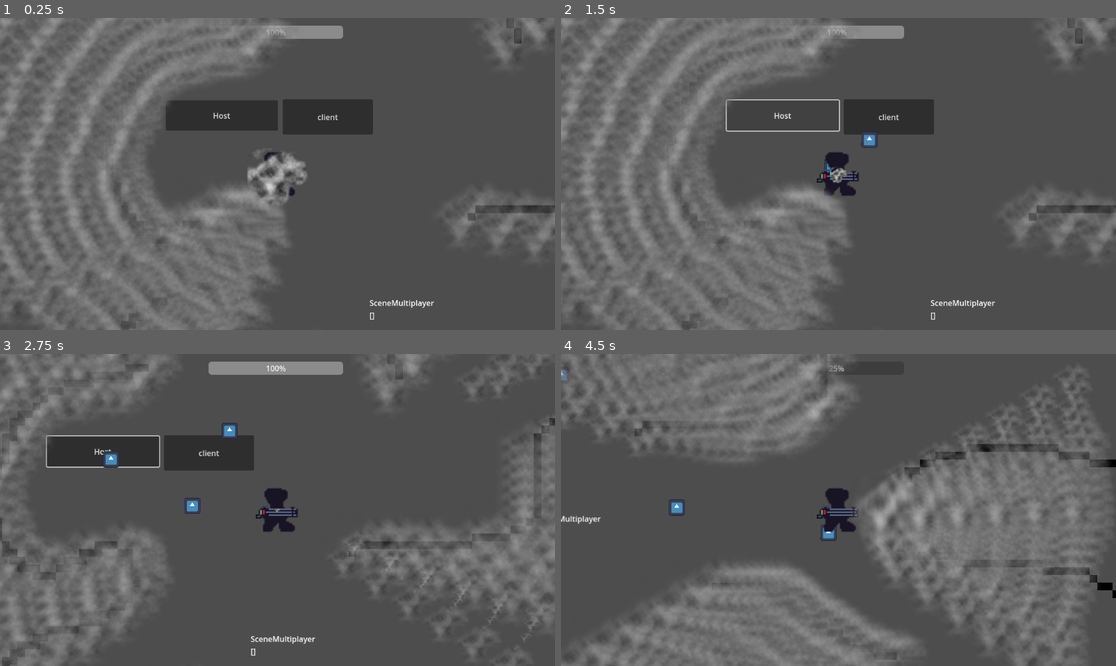
Above: before the commit, frames 1-4 (two rows, left to right).
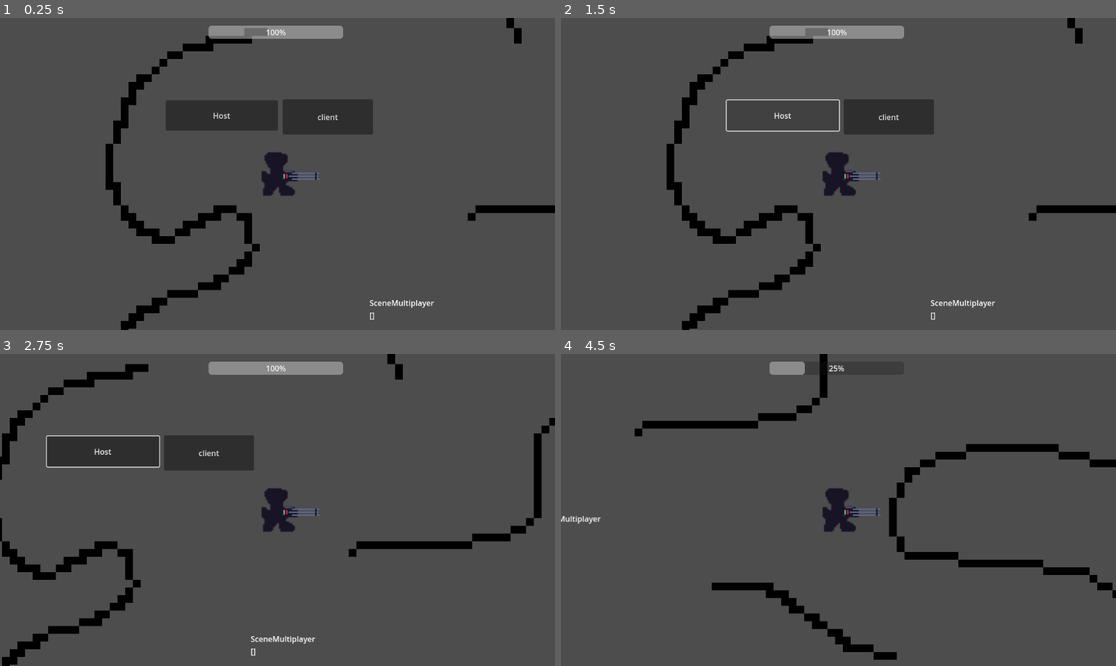
Above: after the commit, the same moments.

Repository: Deojee/project-sodalake
Game: Godot game, scene res://scenes/world.tscn
The game is run twice, just before and just after one commit, with the same random seed, the same clock (stepped at 60 frames per second) and the same inputs. The engine's default icon, where the game draws it, is replaced by a stand-in: a white triangle on a blue panel in a dark square.
Inputs (mouse positions are in pixels of both pictures, inside the frame that each line leads up to):
- Up to frame 1 (0.25 s): no input
- Up to frame 2 (1.5 s): click "client" at 0.5 s; click "Host" at 1.25 s
- Up to frame 3 (2.75 s): move the mouse to (399, 494) at 2.02 s; press the mouse at (399, 494) at 2.03 s; hold D (right) from 2.03 s (still down)
- Up to frame 4 (4.5 s): move the mouse to (727, 525) at 2.77 s; release D (right) at 2.78 s; release the mouse at (727, 525) at 2.78 s; hold S (down) 2.78-3.53 s; click (727, 525) at 2.85 s; move the mouse to (894, 441) at 3.52 s; hold D (right) 3.53-4.28 s; hold Shift (sprint) 3.53-4.28 s; click (894, 441) at 3.8 s; move the mouse to (810, 572) at 4.27 s; hold Up (up) from 4.28 s (still down); click (810, 572) at 4.35 s

The runs differ from the first frame. In frame 1, 33% of the frame differs, in the area x 0-100%, y 0-100%; in frame 2, 33%; in frame 3, 21%; in frame 4, 42%, in the area x 0-99%, y 0-100%.
Error after the commit: Parse Error: Function "shoot()" not found in base self. (res://gun.gd:70)

Commit message:
more work on guns framework

Diff:
--- /dev/null
+++ b/bullet_attributes.gd
@@ -0,0 +1,11 @@
+extends Node
+
+var bulletTexture : Texture2D
+var texOffset : Vector2
+var collisionShapeSize
+var damage
+var range
+var speed
+
+var onShootLambda : Callable
+var onHitLambda : Callable
--- a/gun.gd
+++ b/gun.gd
@@ -8,58 +8,45 @@
 func _ready():
 	camera = $Camera2D
 
-	var fogDensity = 6
-
-	var numCasts = 120
-
-	for i in numCasts:
-
-
-		var raycast = RayCast2D.new()
-		raycast.enabled = true
-		raycast.target_position = Vector2(1000, 0)
-
-		raycast.target_position = raycast.target_position.rotated((float(i)/float(numCasts))*2*PI)
-
-		$rayCastHolder.add_child(raycast)
-
-		for o in fogDensity:
-			var fog = fogPath.instantiate()
-			#fog.visible = false
-			raycast.add_child(fog)
-
-
-
-			#fog.global_position = fogPosition
-			#fogPosition = fogPosition.move_toward(global_position,-fogDisance)
-
-
+#	var fogDensity = 6
+#
+#	var numCasts = 120
+#
+#	for i in numCasts:
+#
+#
+#		var raycast = RayCast2D.new()
+#		raycast.enabled = true
+#		raycast.target_position = Vector2(1000, 0)
+#
+#		raycast.target_position = raycast.target_position.rotated((float(i)/float(numCasts))*2*PI)
+#
+#		$rayCastHolder.add_child(raycast)
+#
+#		for o in fogDensity:
+#			var fog = fogPath.instantiate()
+#			#fog.visible = false
+#			raycast.add_child(fog)
+#
+#
+#
+#			#fog.global_position = fogPosition
+#			#fogPosition = fogPosition.move_toward(global_position,-fogDisance)
+#
+#
 
 	pass # Replace with function body.
 
+var bulletsLeft #= Globals.gunParams.maxAmmo
+
+var params #= Globals.gunParams
+
+var secondsUntilNextShot = 0
+var secondsUntilReload = 0
+var secondsUntilNextReload = 0
 
 # Called every frame. 'delta' is the elapsed time since the previous frame.
 func _process(delta):
-
-
-
-	var fogDisance = 80
-
-	for ray in $rayCastHolder.get_children():
-
-		ray = ray as RayCast2D
-		var fogPosition = ray.get_collision_point() as Vector2
-		for fog in ray.get_children():
-
-			if ray.is_colliding():
-				fog.scale = lerp(fog.scale,Vector2(1,1),1*delta)
-				fog.global_position = fogPosition
-				fogPosition = fogPosition.move_toward(global_position,-fogDisance)
-			else:
-				fog.scale = lerp(fog.scale,Vector2(0,0),1*delta)
-
-
-
 
 
 	pass
@@ -74,15 +61,33 @@
 
 
 
+	rotation = (get_global_mouse_position() - global_position).angle() + deg_to_rad(90)
 
-	#setCameraPosition()
+	if (secondsUntilNextShot > -1):
+		secondsUntilNextShot -= delta
+
+	if Input.is_action_pressed("shoot") && secondsUntilNextShot <= 0 && params.bulletsPerShot > 0:
+		shoot()
+		secondsUntilNextShot = 1.0/params.fireRate
+	elif secondsUntilReload < 0:
+		if secondsUntilNextReload < 0 && bulletsLeft < params.maxAmmo:
+			bulletsLeft += 1
+			secondsUntilNextReload = 1.0/params.reloadPerSecond
+
+	params.remainingAmmo = bulletsLeft
+
+	pass
+
+
+	setCameraPosition()
 
 
 
 func setCameraPosition():
 
-	var minMouseDistance = 100
-	var maxMouseDistance = 500
+	#arbitrary measurements. Unclear what the units are or what their relationship to eachother is
+	var minMouseDistance = 200
+	var maxMouseDistance = 300
 	var interpolate = 0.2
 
 
@@ -91,8 +96,6 @@
 	var distanceToMouse = (adjustedMousePosition - global_position).length()
 
 	if distanceToMouse > maxMouseDistance:
-		adjustedMousePosition.move_toward(global_position,distanceToMouse - maxMouseDistance)
-
-
+		adjustedMousePosition = global_position.move_toward(adjustedMousePosition,maxMouseDistance)
 
 	camera.global_position = camera.global_position.lerp(adjustedMousePosition,interpolate)
--- a/gun.tscn
+++ b/gun.tscn
@@ -8,6 +8,7 @@
 
 [node name="Sprite2D" type="Sprite2D" parent="."]
 texture_filter = 1
+position = Vector2(48, 0)
 scale = Vector2(3, 3)
 texture = ExtResource("2_nr30l")
 
--- /dev/null
+++ b/gunLibrary.gd
@@ -0,0 +1,14 @@
+extends Node
+
+
+var guns : Dictionary = {
+
+}
+
+var bullets : Dictionary = {
+
+}
+
+func _init():
+
+	guns["pistol"] = gun_attributes()
--- a/project.godot
+++ b/project.godot
@@ -14,6 +14,10 @@
 run/main_scene="res://scenes/world.tscn"
 config/features=PackedStringArray("4.1", "Forward Plus")
 config/icon="res://textures/icon.svg"
+
+[autoload]
+
+World="*res://scripts/world.gd"
 
 [input]
 
@@ -51,3 +55,12 @@
 "events": [Object(InputEventMouseButton,"resource_local_to_scene":false,"resource_name":"","device":-1,"window_id":0,"a …(258 unchanged characters)…
 ]
 }
+
+[layer_names]
+
+2d_physics/layer_1="walls"
+2d_physics/layer_2="player"
+2d_physics/layer_3="avatar"
+2d_physics/layer_4="bullets"
+2d_physics/layer_5="pickups"
+2d_physics/layer_6="thrownWeapons"
--- a/scripts/gun_attributes.gd
+++ b/scripts/gun_attributes.gd
@@ -4,20 +4,18 @@
 
 var gunTexture : Texture2D
 
-var bulletTexture : Texture2D
+var texOffset
 
-var damage = 0
+
 var fireRate = 0
 var recoil = 0
 var bulletSpread = 0
 var bloom = 0
-var bulletRange = 0
 
 
 var throwSpeed = 0
 var throwDamage = 0
 
-var onShootLambda : Callable
-var onHitLambda : Callable
-var createBulletsLambda : Callable = func():
-	print("hey")
+
+var createBulletsLambda : Callable = func(pos, dir):
+	World.createBullet(pos,dir,"pistol")
--- a/scripts/world.gd
+++ b/scripts/world.gd
@@ -72,9 +72,9 @@
 
 
 var bulletPath = preload("res://bullet.tscn")
-func createBullet(pos,velocity):
+func createBullet(pos,velocity,type):
 	rpc("_createBullet",pos,velocity)
-@rpc("any_peer", "call_local") func _createBullet(pos,velocity):
+@rpc("any_peer", "call_local") func _createBullet(pos,velocity,type):
 
 	var bullet = bulletPath.instantiate()
 	bullet.position = pos
Binary file added: textures/lil bullet.png
Not shown, added: textures/lil bullet.png.import
